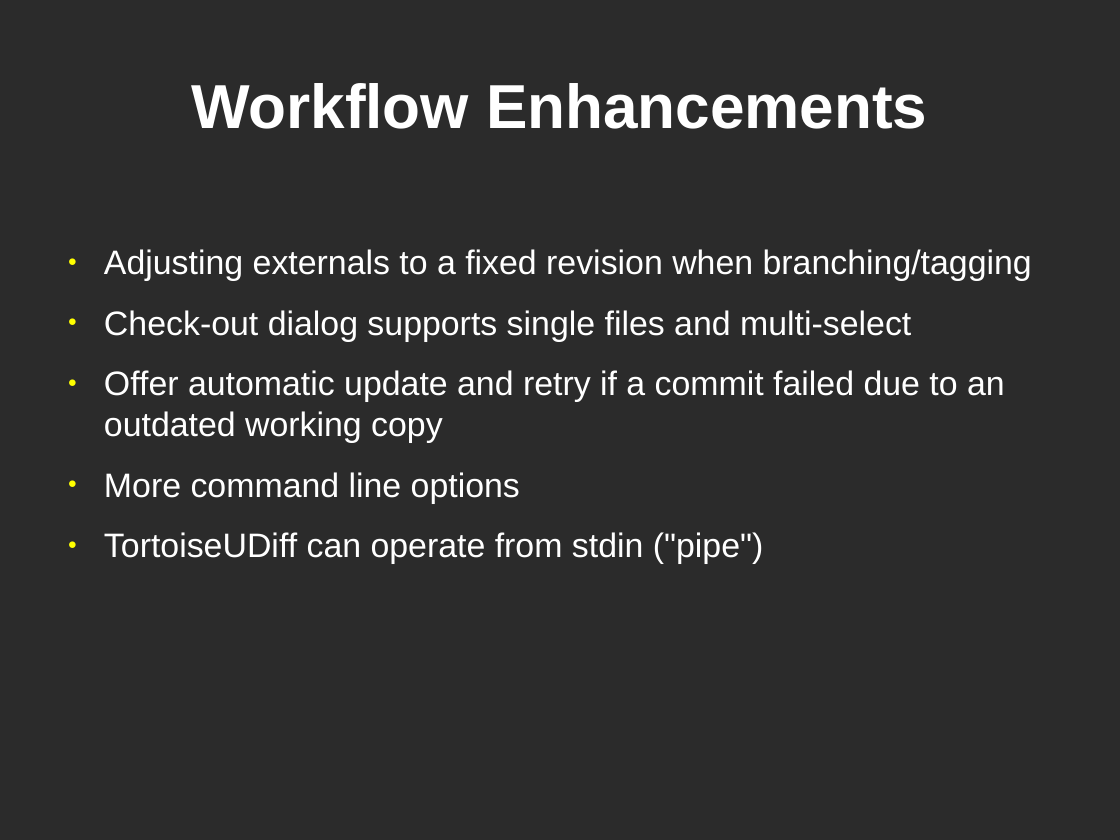
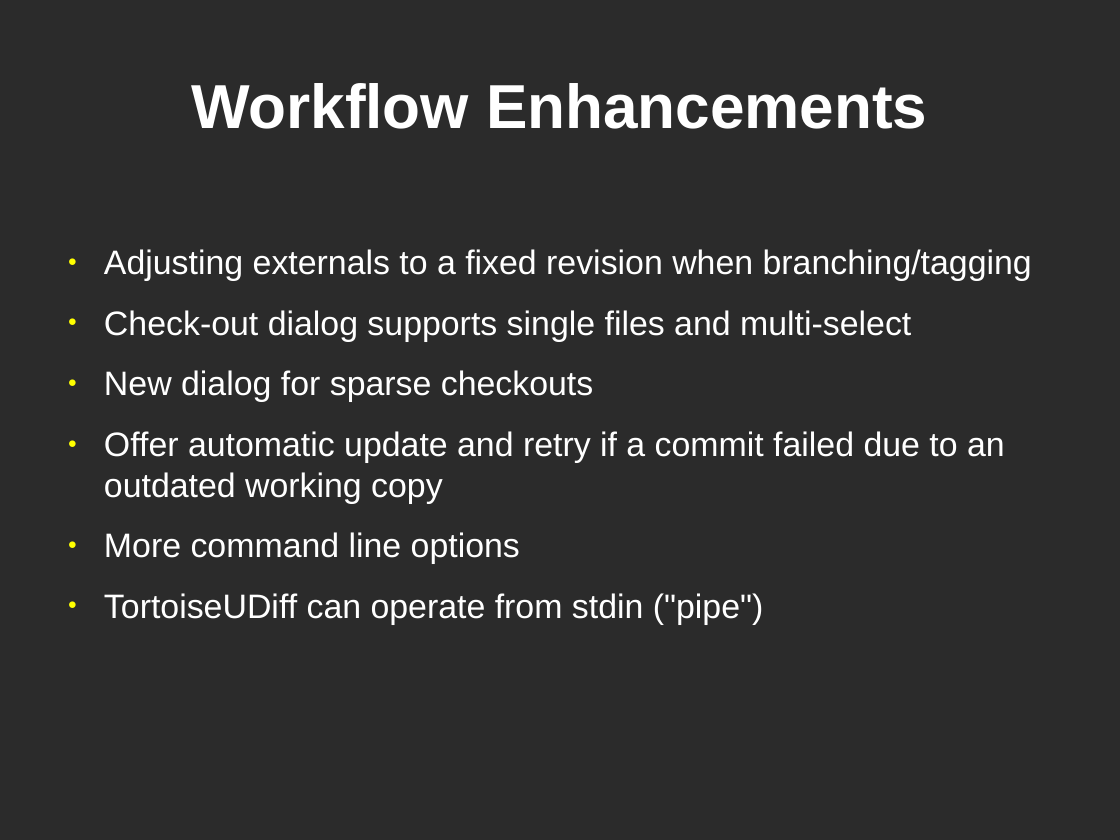
Before and after one commit to josesimoes/TortoiseSVN, a slide deck: slide 8 of doc/presentations/Subversion Live 2011/tsvn17andbeyond.odp. Drawn at 1120x840 pixels with LibreOffice and Linux fonts; fonts in the diff are those of the drawing; background and template pictures are left out; a plain dark background stands for a picture behind light text. Boxes give left, top, right and bottom in pixels: in the first picture for what was removed or moved away, otherwise in the second. Text is boxed around its words. In the diff, an @@ line names an element or a change of style, - is before the commit and + after.

```diff
--- a/doc/presentations/Subversion Live 2011/tsvn17andbeyond.odp
+++ b/doc/presentations/Subversion Live 2011/tsvn17andbeyond.odp
@@ text at box(104, 370, 593, 402): paragraph added @@
+● New dialog for sparse checkouts
```
Also in this commit, not shown: 6 other slides changed, 1 other file.
